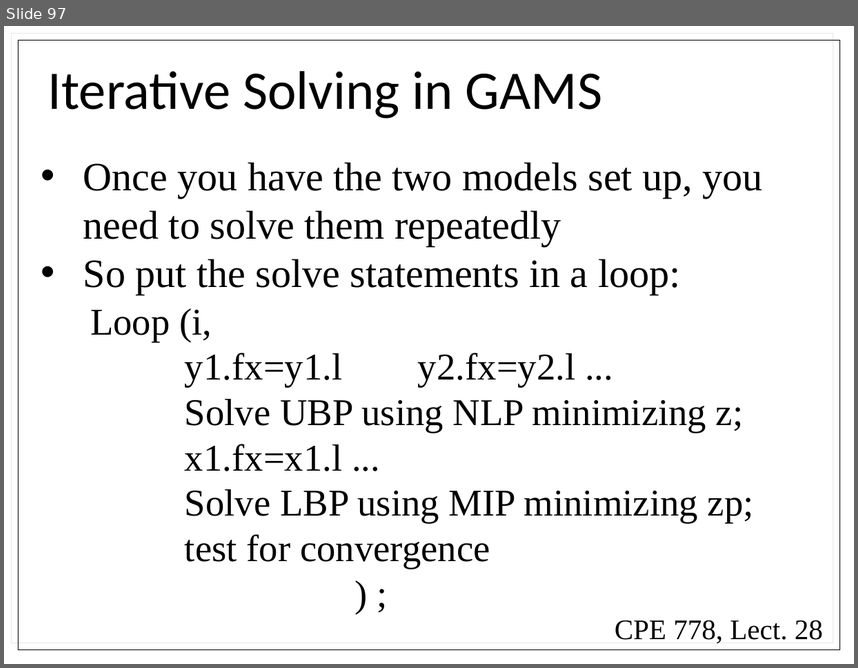
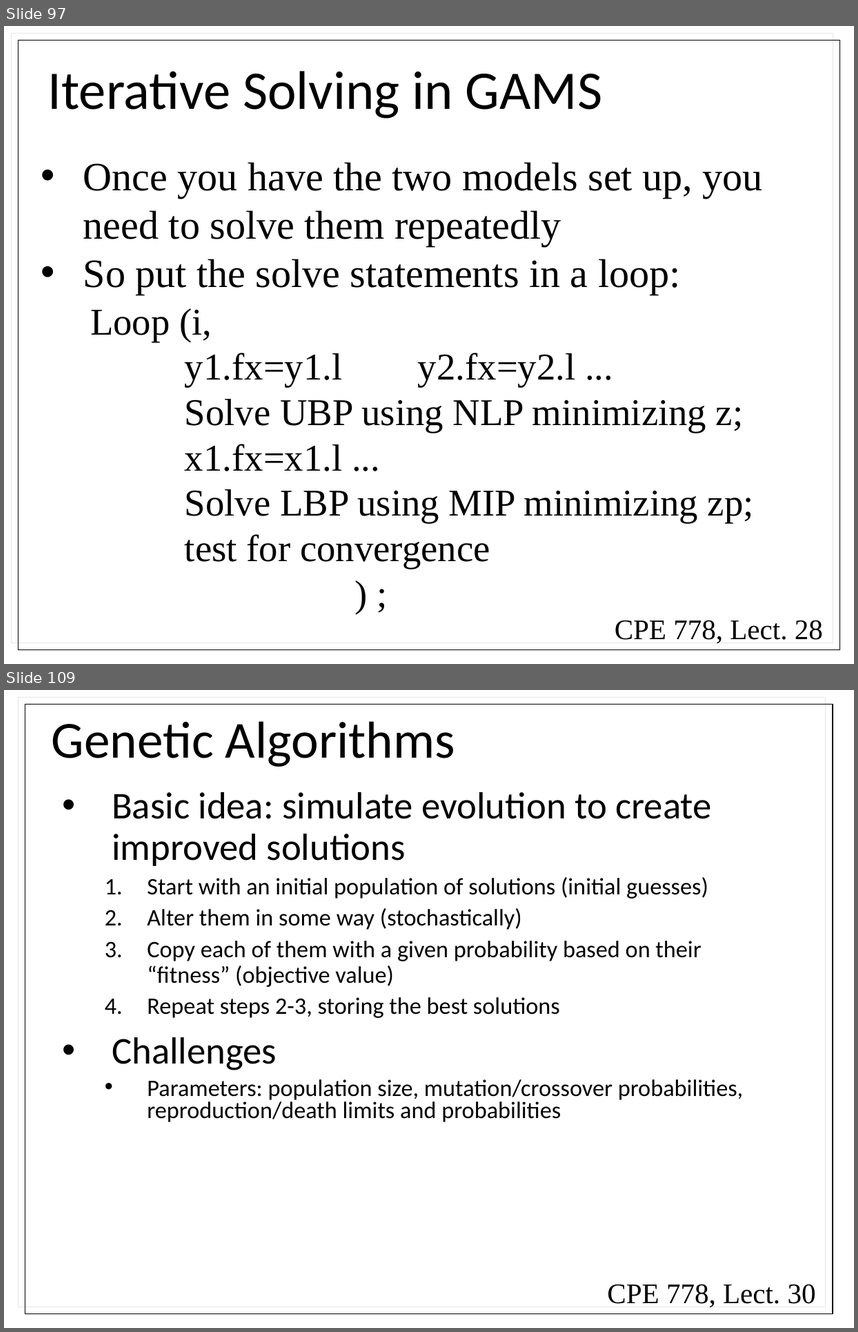
Before and after one commit to powersthegreat/CPE_778, a slide deck: exams/exam_2/Lectures/Combined Lectures.pptx. Shown one above the other, each under a label of ours: slide 97 before the commit, slides 97 and 109 after it; the slides between them are not shown. The pictures are 858x668 and 858x1332 pixels, drawn with LibreOffice and Linux fonts; fonts in the diff are those of the drawing. Boxes give left, top, right and bottom in pixels: in the first picture for what was removed or moved away, otherwise in the second. Text is boxed around its words. In the diff, an @@ line names an element or a change of style, - is before the commit and + after.

```diff
--- a/exams/exam_2/Lectures/Combined Lectures.pptx
+++ b/exams/exam_2/Lectures/Combined Lectures.pptx
@@ slide 109 added at [4,690,854,1328], background #FFFFFF @@
@@ rectangle added at [25,704,833,1314], outline #000000 0.75 pt @@
@@ title added at [52,721,455,767], 44 pt, text #000000 @@
+Genetic Algorithms
@@ text added at [112,792,743,1122], 20 pt, text #000000 @@
+• Basic idea: simulate evolution to create improved solutions
+  1. Start with an initial population of solutions (initial guesses)
+  2. Alter them in some way (stochastically)
+  3. Copy each of them with a given probability based on their “fitness” (objective value)
+  4. Repeat steps 2-3, storing the best solutions
+• Challenges
+  • Parameters: population size, mutation/crossover probabilities, reproduction/death limits and probabilities
@@ text added at [607,1283,816,1307], 24 pt, text #000000 @@
+CPE 778, Lect. 30
```
Also in this commit, not shown: 29 other slides added, 3 other files.
